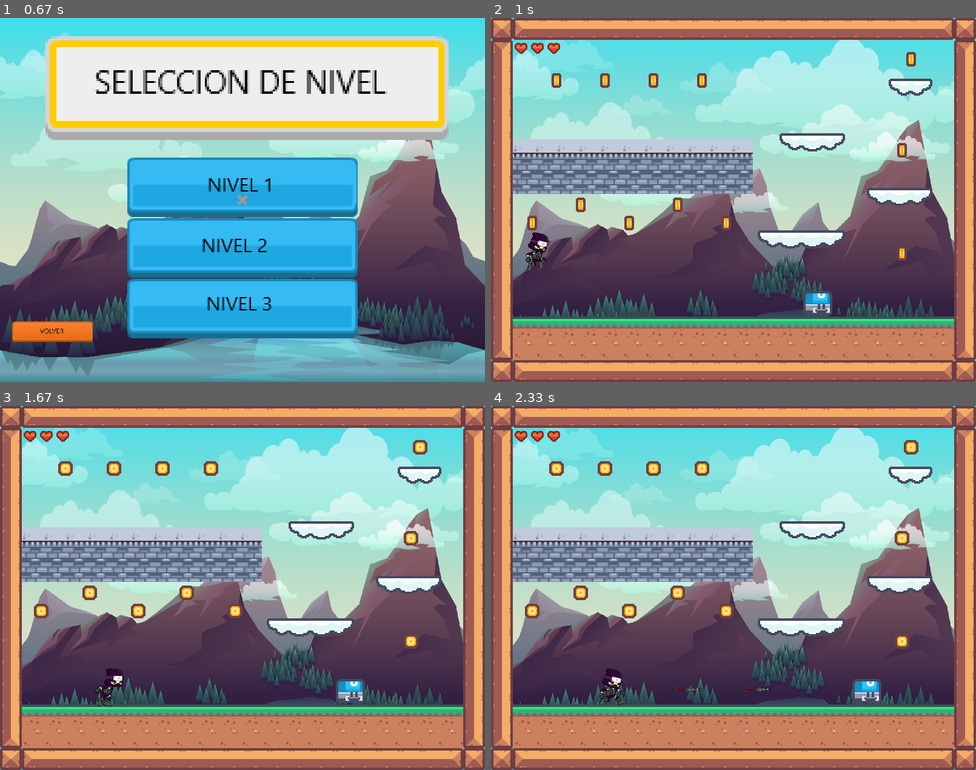
Above: before the commit, frames 1-4 (two rows, left to right).
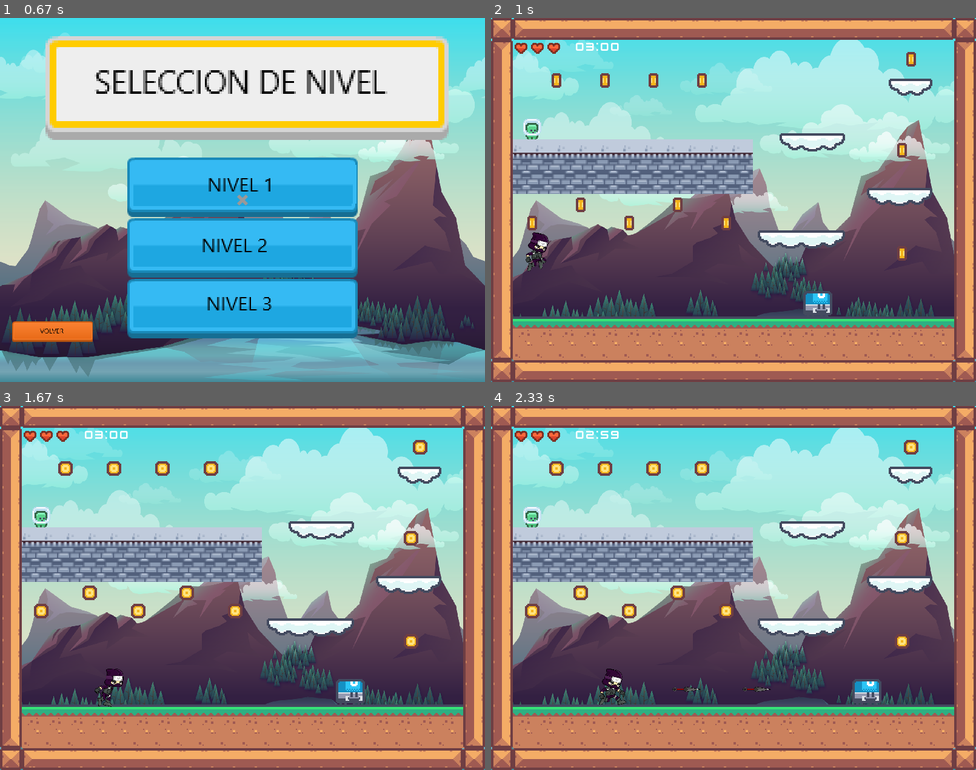
Above: after the commit, the same moments.

Repository: tisanl/lopez.santiago_pygame.ninja.platform
Game: pygame game, started from main.py
Same seed, same stepped clock (60 frames per second), same inputs: the game is played once before the commit and once after it.
Inputs (mouse positions are in pixels of both pictures, inside the frame that each line leads up to):
- Up to frame 1 (0.67 s): click (242, 200) at 0.38 s
- Up to frame 2 (1 s): click (733, 185) at 0.72 s
- Up to frame 3 (1.67 s): hold Right 1.17-1.63 s; move the mouse to (397, 577) at 1.2 s
- Up to frame 4 (2.33 s): hold Right 1.67-2.13 s; tap Z at 1.73, 2.03, 2.23 s; hold Left from 2.17 s (still down)

Frame 1 is identical in both runs. In frame 2, 0.3% of the frame differs, in the area x 6-27%, y 6-34%; in frame 3, 0.3%; in frame 4, 0.3%.

Commit message:
Actualizacion rutas

Diff:
--- a/enemy.py
+++ b/enemy.py
@@ -3,9 +3,10 @@
 from constantes import *
 from bullet import Bullet
 
-BUG_WALK = "C:/Users/Usuario/Desktop/Proyecto Final/enemy_sprites/bug_walk_0{0}.png"
-BUG_DEATH = "C:/Users/Usuario/Desktop/Proyecto Final/enemy_sprites/bug_death_0{0}.png"
-
+BUG_WALK = "enemy_sprites/bug_walk_0{0}.png"
+BUG_DEATH = "enemy_sprites/bug_death_0{0}.png"
+ALIEN_IDLE = "enemy_sprites/alien_idle_0{0}.png"
+ALIEN_DEATH = ""
 
 class Enemy_Bug(pg.sprite.Sprite):
     # ------------------------------------------------------------------------------------------------------------------------------------------------ #
@@ -27,7 +28,6 @@
         self.__rect = self.image.get_rect()                         # Se obtiene el rectangulo de la imagen
         self.__rect.x = coord_x
         self.__rect.y = coord_y - self.rect.height
-        self.__is_looking_right = True                              # Bool que guarda la direccion donde mira el Jugador
         self.__frame_rate_animation = frame_rate_animation          # Variable que guarda la velocidad con la que se cambia la imagen
         self.__enemy_animation_time = 0                             # Variable que guarda el tiempo transcurrido desde que cambio la imagen
 
@@ -39,6 +39,7 @@
 
         self.__limit_left = limit_left
         self.__limit_right = limit_right
+        self.__is_looking_right = True
 
         # Estadisticas
         self.__lives = 3
@@ -103,9 +104,65 @@
     def rect(self,rect):
         self.__rect = rect
 
+class Enemy_Alien(pg.sprite.Sprite):
+    # ------------------------------------------------------------------------------------------------------------------------------------------------ #
+    # ---------------------------------------------------  INIT DEL PLAYER  -------------------------------------------------------------------------- #
+    # ------------------------------------------------------------------------------------------------------------------------------------------------ #
+    def __init__(self, coord_x, coord_y, frame_rate_animation=100,scale=1):
+        super().__init__()
+
+        # Animaciones
+        self.__speed_walk_r = sf.getSurfaceFromSeparateFiles(ALIEN_IDLE,1,2,flip=False,scale=scale)
+        self.__speed_walk_l = sf.getSurfaceFromSeparateFiles(ALIEN_IDLE,1,2,flip=True,scale=scale)
+        #self.__death_r = sf.getSurfaceFromSeparateFiles(ALIEN_DEATH,1,2,flip=False,scale=scale)
+        #self.__death_l = sf.getSurfaceFromSeparateFiles(ALIEN_DEATH,1,2,flip=True,scale=scale)
+
+        # Animacion dinamica
+        self.__frame = 0                                            # Frame actual de la animacion que se esta reproduciendo. Se inicializa en 0
+        self.__animacion_actual = self.__speed_walk_l               # Se guarda la animacion que se esta reproduciendo. Se inicializa con Idle
+        self.__image = self.__animacion_actual[self.__frame]        # Imagen actual que se esta reproducindo en la pantalla
+        self.__rect = self.image.get_rect()                         # Se obtiene el rectangulo de la imagen
+        self.__rect.x = coord_x
+        self.__rect.y = coord_y - self.rect.height
+        self.__frame_rate_animation = frame_rate_animation          # Variable que guarda la velocidad con la que se cambia la imagen
+        self.__enemy_animation_time = 0                             # Variable que guarda el tiempo transcurrido desde que cambio la imagen
+
+        # Estadisticas
+        self.__lives = 3
+
+    # ------------------------------------------------------------------------------------------------------------------------------------------------ #
+    # ---------------------------------------------------  FUNCIONES DE ACCIONES  -------------------------------------------------------------------- #
+    # ------------------------------------------------------------------------------------------------------------------------------------------------ #
+
+    # ------------------------------------------------------------------------------------------------------------------------------------------------ #
+    # ---------------------------------------------  ACTUALIZACIONES DEL JUGADOR  -------------------------------------------------------------------- #
+    # ------------------------------------------------------------------------------------------------------------------------------------------------ #
+    def do_animation(self, delta_ms):
+        self.__enemy_animation_time += delta_ms
+        if self.__enemy_animation_time >= self.__frame_rate_animation:
+            self.__enemy_animation_time = 0
+            if self.__frame < len(self.__animacion_actual) - 1:
+                self.__frame += 1
+            else:
+                self.__frame = 0
+            self.image = self.__animacion_actual[self.__frame]
+
+    def update(self, delta_ms, bullet_group,player):
+        self.do_animation(delta_ms)
+
+    # ------------------------------------------------------------------------------------------------------------------------------------------------ #
+    # --------------------------------------------------  GETTERS Y SETTERS  ------------------------------------------------------------------------- #
+    # ------------------------------------------------------------------------------------------------------------------------------------------------ #
     @property
-    def bullet_group(self):
-        return self.__bullet_group
-    @bullet_group.setter
-    def bullet_group(self,bullet_group):
-        self.__bullet_group = bullet_group
+    def image(self):
+        return self.__image
+    @image.setter
+    def image(self,image):
+        self.__image = image
+
+    @property
+    def rect(self):
+        return self.__rect
+    @rect.setter
+    def rect(self,rect):
+        self.__rect = rect
--- a/game.py
+++ b/game.py
@@ -1,6 +1,7 @@
 import pygame as pg
 from player import Player
 from enemy import Enemy_Bug
+from enemy import Enemy_Alien
 from constantes import *
 from auxiliar import SurfaceManager as sf
 from gui import Cursor
@@ -9,12 +10,13 @@
 from platforms import Platform
 from platforms import Marco
 from items import Coin
+from marcador_tiempo import MarcadorTiempo
 
-MURO_PIEDRA = "C:/Users/Usuario/Desktop/Proyecto Final/platform_sprites/muro_piedra.png"
-PISO_PIEDRA = "C:/Users/Usuario/Desktop/Proyecto Final/platform_sprites/piso_piedra.png"
-NUBE_IZQUIERDA = "C:/Users/Usuario/Desktop/Proyecto Final/platform_sprites/nube_izquierda.png"
-NUBE_DERECHA = "C:/Users/Usuario/Desktop/Proyecto Final/platform_sprites/nube_derecha.png"
-NUBE_CENTRO = "C:/Users/Usuario/Desktop/Proyecto Final/platform_sprites/nube_medio.png"
+MURO_PIEDRA = "platform_sprites/muro_piedra.png"
+PISO_PIEDRA = "platform_sprites/piso_piedra.png"
+NUBE_IZQUIERDA = "platform_sprites/nube_izquierda.png"
+NUBE_DERECHA = "platform_sprites/nube_derecha.png"
+NUBE_CENTRO = "platform_sprites/nube_medio.png"
 
 class Game:
     # ------------------------------------------------------------------------------------------------------------------------------------------------ #
@@ -43,6 +45,8 @@
         self.menu_principal = MenuPrincipal()
         self.menu_seleccion_nivel = MenuSeleccionNivel()
         self.cursor = pg.sprite.GroupSingle(Cursor())
+
+        self.timer = None
 
     # ------------------------------------------------------------------------------------------------------------------------------------------------ #
     # ------------------------------------------------------  FUNCIONES DE GUI  ---------------------------------------------------------------------- #
@@ -100,6 +104,8 @@
         self.coin_group.update(delta_ms)
         self.coin_group.draw(screen)
 
+        self.timer.draw(screen)
+
     def nivel_1(self):
         # Marco
         self.marco = Marco().platform_group
@@ -132,8 +138,8 @@
                     self.platform_group.add(Platform(NUBE_DERECHA,x,nube["y"],transparent=True,is_platform=True,scale=2))
 
         # Enemigos
-        enemy = Enemy_Bug(500, GROUND_LEVEL, limit_left=400,limit_right=750, frame_rate_animation=400,frame_rate_movement=50, speed_walk=3,scale=2)
-        self.enemy_group.add(enemy)
+        self.enemy_group.add(Enemy_Bug(500, GROUND_LEVEL, limit_left=400,limit_right=750, frame_rate_animation=400,frame_rate_movement=50, speed_walk=3,scale=2))
+        self.enemy_group.add(Enemy_Alien(50, 200, frame_rate_animation=400,scale=1.5))
 
         # Monedas
         monedas = [{"largo": 5, "x" : 50, "y" : 320, "salteo" : True, "espacio" : 80},
@@ -152,6 +158,8 @@
                         self.coin_group.add(Coin(x,grupo["y"]-30,scale=2))
                 else:
                     self.coin_group.add(Coin(x,grupo["y"],scale=2))
+
+        self.timer = MarcadorTiempo(3,140,36,20)
 
 
     def nivel_2(self):
--- a/gui.py
+++ b/gui.py
@@ -4,19 +4,19 @@
 import sys
 
 # BOTONES MENU PRINCIPAL
-FONDO_MENU_PRINCIPAL = "C:/Users/Usuario/Desktop/Proyecto Final/background/game_background_1.png"
-MENU_PRINCIPAL_TITULO = "C:/Users/Usuario/Desktop/Proyecto Final/botones/menu_principal_titulo.png"
-MENU_PRINCIPAL_SELECCION_NIVEL = "C:/Users/Usuario/Desktop/Proyecto Final/botones/menu_principal_seleccion_nivel.png"
-MENU_PRINCIPAL_PUNUACIONES = "C:/Users/Usuario/Desktop/Proyecto Final/botones/menu_principal_puntuaciones.png"
-MENU_PRINCIPAL_SALIR = "C:/Users/Usuario/Desktop/Proyecto Final/botones/menu_principal_salir.png"
+FONDO_MENU_PRINCIPAL = "background/game_background_1.png"
+MENU_PRINCIPAL_TITULO = "botones/menu_principal_titulo.png"
+MENU_PRINCIPAL_SELECCION_NIVEL = "botones/menu_principal_seleccion_nivel.png"
+MENU_PRINCIPAL_PUNUACIONES = "botones/menu_principal_puntuaciones.png"
+MENU_PRINCIPAL_SALIR = "botones/menu_principal_salir.png"
 
-CURSOR = "C:/Users/Usuario/Desktop/Proyecto Final/botones/cursor.png"
+CURSOR = "botones/cursor.png"
 
-SELECCION_NIVEL_TITULO = "C:/Users/Usuario/Desktop/Proyecto Final/botones/seleccion_nivel_titulo.png"
-SELECCION_NIVEL_1 = "C:/Users/Usuario/Desktop/Proyecto Final/botones/seleccion_nivel_1.png"
-SELECCION_NIVEL_2 = "C:/Users/Usuario/Desktop/Proyecto Final/botones/seleccion_nivel_2.png"
-SELECCION_NIVEL_3 = "C:/Users/Usuario/Desktop/Proyecto Final/botones/seleccion_nivel_3.png"
-VOLVER = "C:/Users/Usuario/Desktop/Proyecto Final/botones/volver.png"
+SELECCION_NIVEL_TITULO = "botones/seleccion_nivel_titulo.png"
+SELECCION_NIVEL_1 = "botones/seleccion_nivel_1.png"
+SELECCION_NIVEL_2 = "botones/seleccion_nivel_2.png"
+SELECCION_NIVEL_3 = "botones/seleccion_nivel_3.png"
+VOLVER = "botones/volver.png"
 
 
 class Cursor(pg.sprite.Sprite):
--- a/items.py
+++ b/items.py
@@ -2,10 +2,10 @@
 from constantes import *
 from auxiliar import SurfaceManager as sf
 
-HEART_SPRITE = "C:/Users/Usuario/Desktop/Proyecto Final/items_sprites/heart_0.png"
-EMPTY_HEART_SPRITE = "C:/Users/Usuario/Desktop/Proyecto Final/items_sprites/heart_1.png"
+HEART_SPRITE = "items_sprites/heart_0.png"
+EMPTY_HEART_SPRITE = "items_sprites/heart_1.png"
 
-COIN_TWIST = "C:/Users/Usuario/Desktop/Proyecto Final/items_sprites/coin_0{0}.png"
+COIN_TWIST = "items_sprites/coin_0{0}.png"
 
 
 class Heart(pg.sprite.Sprite):
--- a/main.py
+++ b/main.py
@@ -15,12 +15,18 @@
 # Juego
 game = Game()
 
+evento_1_segundo = pg.USEREVENT
+pg.time.set_timer(evento_1_segundo, 1000)
+paso_1_segundo = False
+
 while True:
     lista_eventos = pg.event.get()
     for event in lista_eventos:
         if event.type == pg.QUIT:
                 pg.quit()
                 sys.exit()
+        if event.type == evento_1_segundo and game.is_running_level:
+            game.timer.update()
 
     # Se actualiza el tiempo transcurrido
     delta_ms = clock.tick(FPS)
--- /dev/null
+++ b/marcador_tiempo.py
@@ -0,0 +1,34 @@
+import pygame as pg
+from auxiliar import SurfaceManager as sf
+from constantes import *
+
+FONT = "fonts/kenvector_future.ttf"
+
+class MarcadorTiempo:
+    def __init__(self, minutos, pos_x, pos_y,size=10):
+        self.__minutos = minutos
+        self.__segundos = 1
+
+        self.__pos_x = pos_x
+        self.__pos_y = pos_y
+        self.__font = pg.font.Font(FONT, size)
+
+        texto = "{0}:{1}".format(str(self.__minutos).zfill(2), str(0).zfill(2))
+        self.__text = self.__font.render(texto, True, "white")
+        self.__pos = (self.__pos_x, self.__pos_y)
+
+        self.is_over = False
+
+    def update(self):
+        if self.__minutos == 0 and self.__segundos == 0:
+            self.is_over = True
+        else:
+            if self.__segundos == 0:
+                self.__minutos -= 1
+                self.__segundos = 60
+            self.__segundos -= 1
+            texto = "{0}:{1}".format(str(self.__minutos).zfill(2), str(self.__segundos).zfill(2))
+            self.__text = self.__font.render(texto, True, "white")
+
+    def draw(self,screen):
+        screen.blit(self.__text, self.__pos)
--- a/platforms.py
+++ b/platforms.py
@@ -2,16 +2,16 @@
 from constantes import *
 from auxiliar import SurfaceManager as sf
 
-GRASS_PLATFORM = "C:/Users/Usuario/Desktop/Proyecto Final/platform_sprites/platform_grass.png"
-GROUND = "C:/Users/Usuario/Desktop/Proyecto Final/platform_sprites/ground.png"
-BLACK_SPRITE = "C:/Users/Usuario/Desktop/Proyecto Final/platform_sprites/black.png"
-MARCO_ARRIBA = "C:/Users/Usuario/Desktop/Proyecto Final/platform_sprites/marco_arriba.png"
-MARCO_ABAJO = "C:/Users/Usuario/Desktop/Proyecto Final/platform_sprites/marco_abajo.png"
-MARCO_DERECHA = "C:/Users/Usuario/Desktop/Proyecto Final/platform_sprites/marco_der.png"
-MARCO_IZQUIERDA = "C:/Users/Usuario/Desktop/Proyecto Final/platform_sprites/marco_izq.png"
-MARCO_HORIZONTAL = "C:/Users/Usuario/Desktop/Proyecto Final/platform_sprites/marco_horizontal.png"
-MARCO_VERTICAL = "C:/Users/Usuario/Desktop/Proyecto Final/platform_sprites/marco_vertical.png"
-MARCO_ESQUINA = "C:/Users/Usuario/Desktop/Proyecto Final/platform_sprites/marco_esquina.png"
+GRASS_PLATFORM = "platform_sprites/platform_grass.png"
+GROUND = "platform_sprites/ground.png"
+BLACK_SPRITE = "platform_sprites/black.png"
+MARCO_ARRIBA = "platform_sprites/marco_arriba.png"
+MARCO_ABAJO = "platform_sprites/marco_abajo.png"
+MARCO_DERECHA = "platform_sprites/marco_der.png"
+MARCO_IZQUIERDA = "platform_sprites/marco_izq.png"
+MARCO_HORIZONTAL = "platform_sprites/marco_horizontal.png"
+MARCO_VERTICAL = "platform_sprites/marco_vertical.png"
+MARCO_ESQUINA = "platform_sprites/marco_esquina.png"
 
 class Marco:
     def __init__(self):
--- a/player.py
+++ b/player.py
@@ -4,13 +4,13 @@
 from bullet import Bullet
 from items import Heart
 
-SPRITE_IDLE = "C:/Users/Usuario/Desktop/Proyecto Final/player_sprites/idle/Idle__00{0}.png"
-SPRITE_RUN = "C:/Users/Usuario/Desktop/Proyecto Final/player_sprites/run/Run__00{0}.png"
-SPRITE_JUMP = "C:/Users/Usuario/Desktop/Proyecto Final/player_sprites/jump/Jump__00{0}.png"
-SPRITE_SHOOT = "C:/Users/Usuario/Desktop/Proyecto Final/player_sprites/jump_throw/Jump_Throw__00{0}.png"
-SPRITE_JUMP_SHOOT = "C:/Users/Usuario/Desktop/Proyecto Final/player_sprites/jump_throw/Jump_Throw__00{0}.png"
-
-SPRITE_BULLET = "C:/Users/Usuario/Desktop/Proyecto Final/player_sprites/Kunai.png"
+SPRITE_IDLE = "player_sprites/idle/Idle__00{0}.png"
+SPRITE_RUN = "player_sprites/run/Run__00{0}.png"
+SPRITE_JUMP = "player_sprites/jump/Jump__00{0}.png"
+SPRITE_SHOOT = "player_sprites/jump_throw/Jump_Throw__00{0}.png"
+SPRITE_JUMP_SHOOT = "player_sprites/jump_throw/Jump_Throw__00{0}.png"
+
+SPRITE_BULLET = "player_sprites/Kunai.png"
 
 
 class Player(pg.sprite.Sprite):
Renamed: enemy_sprites/tile_0000.png -> enemy_sprites/alien_idle_01.png
Renamed: enemy_sprites/tile_0001.png -> enemy_sprites/alien_idle_02.png
Binary file added: fonts/kenvector_future.ttf
Binary file added: fonts/kenvector_future_thin.ttf
